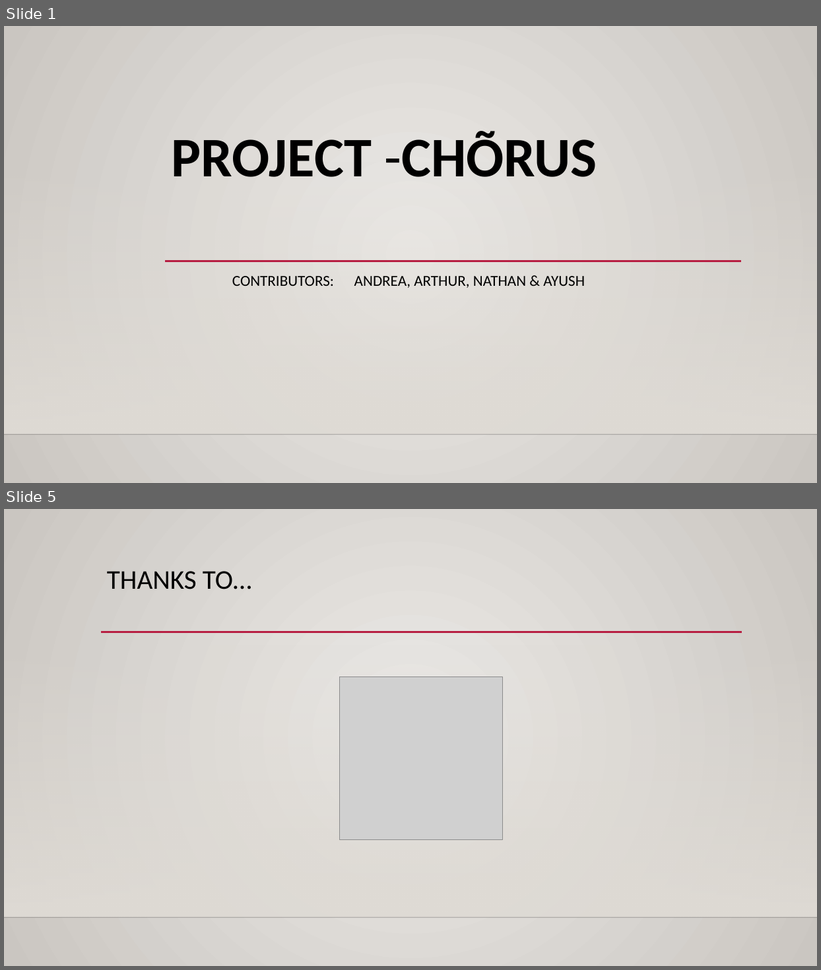
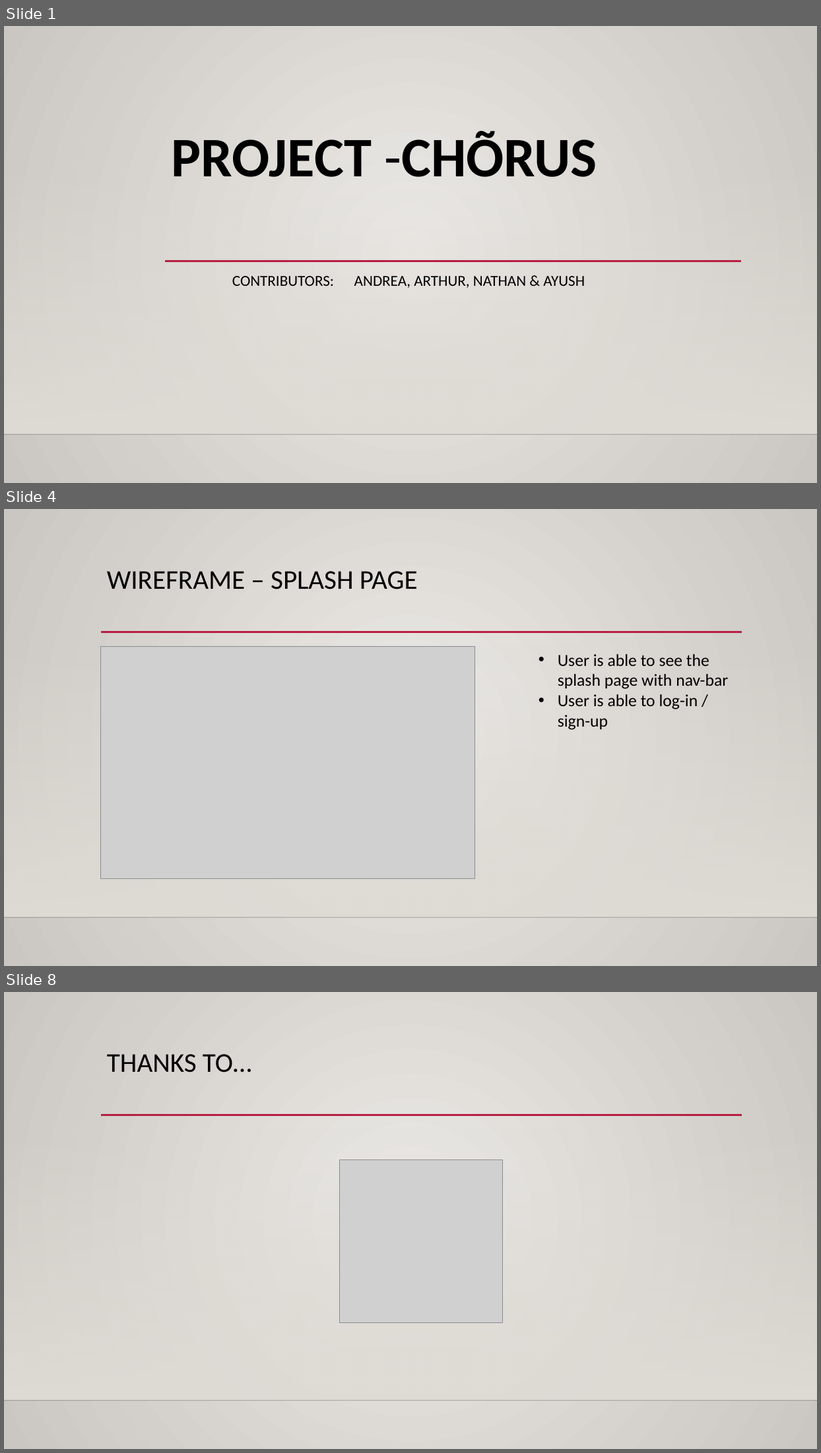
Before and after one commit to altonelli/chores_app, a slide deck: chorusPPT.pptx. Shown one above the other, each under a label of ours: slides 1 and 5 before the commit, slides 1, 4 and 8 after it; the slides between them are not shown. The pictures are 821x970 and 821x1453 pixels, drawn with LibreOffice and Linux fonts; fonts in the diff are those of the drawing; grey boxes stand for pictures; background and template pictures are left out. Boxes give left, top, right and bottom in pixels: in the first picture for what was removed or moved away, otherwise in the second. Text is boxed around its words. In the diff, an @@ line names an element or a change of style, - is before the commit and + after.

```diff
--- a/chorusPPT.pptx
+++ b/chorusPPT.pptx
@@ slide 4 added at (x1=4, y1=509, x2=817, y2=966), background gradient #ECEAE7 to #CAC7C1; not listed: 3 template elements that a slide beside it also shows @@
@@ title added at (x1=107, y1=571, x2=418, y2=590), 32 pt, text #000000 @@
+WIREFRAME – SPLASH PAGE
@@ picture added at (x1=101, y1=646, x2=475, y2=879) @@
@@ text added at (x1=558, y1=654, x2=728, y2=730), 20 pt, text #000000 @@
+• User is able to see the splash page with nav-bar
+• User is able to log-in / sign-up
@@ what was slide 5 is now slide 8 @@
```
Also in this commit, not shown: 2 slides changed, 4 other slides added, 2 slides removed.
